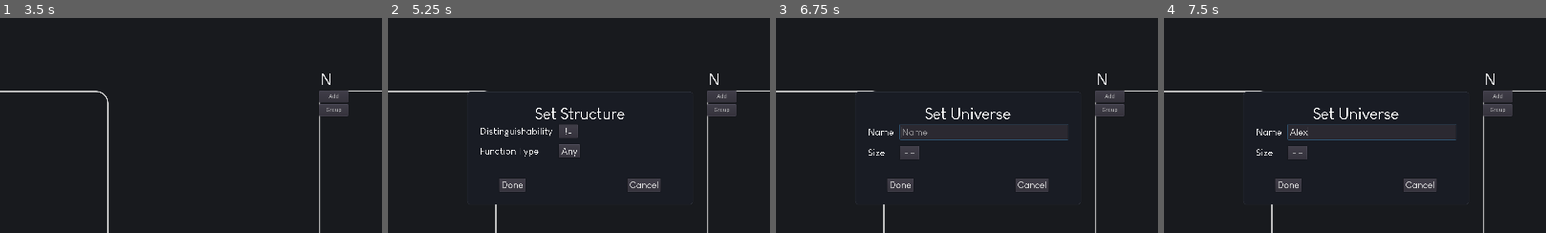
Above: before the commit, frames 1-4 (left to right).
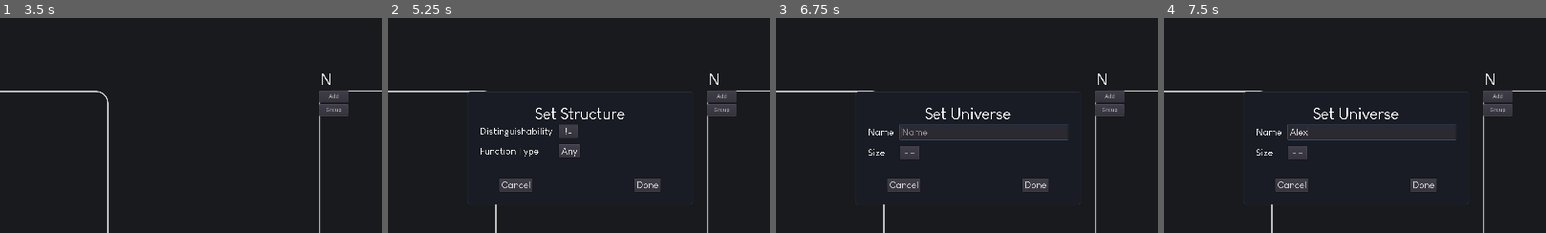
Above: after the commit, the same moments.

Repository: Mickaly13X/wv_project
Game: Godot game, scene res://Scenes/Main.tscn
Same seed, same stepped clock (60 frames per second), same inputs: the game is played once before the commit and once after it.
Inputs (mouse positions are % of the whole screen's width and height, from its top left):
- Up to frame 1 (3.5 s): click "Group" at 0.5 s; click ">" at 1.25 s; click (8, 52) at 2.02 s; type "12" at 2.1 s; click "<" at 2.75 s
- Up to frame 2 (5.25 s): click "Import" at 3.5 s; click "Cancel" at 4.25 s; click "Set Structure" at 5 s
- Up to frame 3 (6.75 s): click "Cancel" at 5.75 s; click "Set Universe" at 6.5 s
- Up to frame 4 (7.5 s): click (52, 46) at 7.27 s; type "Alex" at 7.35 s
The pictures show only the part of the screen within x 25-75%, y 20-70%; the shares and areas given below are measured in that part.

Frame 1 is identical in both runs. In frame 2, 0.4% of the frame differs, in the area x 29-71%, y 74-81%; in frame 3, 0.4%; in frame 4, 0.4%.

Commit message:
📦 NEW: group popup

Diff:
--- a/Visualizer/Scenes/Main.tscn
+++ b/Visualizer/Scenes/Main.tscn
@@ -310,6 +310,18 @@
 custom_constants/separation = 256
 alignment = 1
 
+[node name="CancelButton" type="Button" parent="Popups/MenuStructure/VBox/Buttons"]
+margin_left = 370.0
+margin_right = 454.0
+margin_bottom = 34.0
+focus_mode = 0
+custom_fonts/font = ExtResource( 4 )
+enabled_focus_mode = 0
+text = "Cancel"
+__meta__ = {
+"_edit_use_anchors_": false
+}
+
 [node name="AddButton" type="Button" parent="Popups/MenuStructure/VBox/Buttons"]
 margin_left = 48.0
 margin_right = 114.0
@@ -318,18 +330,6 @@
 custom_fonts/font = ExtResource( 4 )
 enabled_focus_mode = 0
 text = "Done"
-__meta__ = {
-"_edit_use_anchors_": false
-}
-
-[node name="CancelButton" type="Button" parent="Popups/MenuStructure/VBox/Buttons"]
-margin_left = 370.0
-margin_right = 454.0
-margin_bottom = 34.0
-focus_mode = 0
-custom_fonts/font = ExtResource( 4 )
-enabled_focus_mode = 0
-text = "Cancel"
 __meta__ = {
 "_edit_use_anchors_": false
 }
@@ -441,6 +441,18 @@
 custom_constants/separation = 256
 alignment = 1
 
+[node name="CancelButton" type="Button" parent="Popups/MenuUniverse/VBox/Buttons"]
+margin_left = 370.0
+margin_right = 454.0
+margin_bottom = 34.0
+focus_mode = 0
+custom_fonts/font = ExtResource( 4 )
+enabled_focus_mode = 0
+text = "Cancel"
+__meta__ = {
+"_edit_use_anchors_": false
+}
+
 [node name="AddButton" type="Button" parent="Popups/MenuUniverse/VBox/Buttons"]
 margin_left = 48.0
 margin_right = 114.0
@@ -453,14 +465,108 @@
 "_edit_use_anchors_": false
 }
 
-[node name="CancelButton" type="Button" parent="Popups/MenuUniverse/VBox/Buttons"]
-margin_left = 370.0
-margin_right = 454.0
+[node name="MenuGroup" type="PopupDialog" parent="Popups"]
+visible = true
+anchor_left = 0.5
+anchor_top = 0.5
+anchor_right = 0.5
+anchor_bottom = 0.5
+margin_left = -277.5
+margin_top = -109.5
+margin_right = 277.5
+margin_bottom = 109.5
+rect_min_size = Vector2( 296, 128 )
+custom_styles/panel = SubResource( 3 )
+popup_exclusive = true
+__meta__ = {
+"_edit_use_anchors_": false
+}
+
+[node name="VBox" type="VBoxContainer" parent="Popups/MenuGroup"]
+anchor_right = 1.0
+anchor_bottom = 1.0
+margin_left = 32.0
+margin_top = 32.0
+margin_right = -32.0
+margin_bottom = -32.0
+__meta__ = {
+"_edit_use_anchors_": false
+}
+
+[node name="Title" type="Label" parent="Popups/MenuGroup/VBox"]
+margin_right = 491.0
+margin_bottom = 46.0
+custom_fonts/font = ExtResource( 5 )
+text = "Group Selected Elements"
+align = 1
+valign = 1
+__meta__ = {
+"_edit_use_anchors_": false
+}
+
+[node name="Items" type="GridContainer" parent="Popups/MenuGroup/VBox"]
+margin_top = 50.0
+margin_right = 491.0
+margin_bottom = 117.0
+size_flags_horizontal = 3
+size_flags_vertical = 3
+custom_constants/vseparation = 16
+custom_constants/hseparation = 16
+columns = 2
+__meta__ = {
+"_edit_use_anchors_": false
+}
+
+[node name="SelectGroup" type="Label" parent="Popups/MenuGroup/VBox/Items"]
+margin_top = 3.0
+margin_right = 73.0
+margin_bottom = 31.0
+custom_fonts/font = ExtResource( 4 )
+text = "Group:"
+__meta__ = {
+"_edit_use_anchors_": false
+}
+
+[node name="Groups" type="MenuButton" parent="Popups/MenuGroup/VBox/Items"]
+margin_left = 89.0
+margin_right = 249.0
+margin_bottom = 34.0
+rect_min_size = Vector2( 48, 0 )
+size_flags_horizontal = 0
+custom_fonts/font = ExtResource( 4 )
+text = "-select group-"
+flat = false
+__meta__ = {
+"_edit_use_anchors_": false
+}
+
+[node name="Buttons" type="HBoxContainer" parent="Popups/MenuGroup/VBox"]
+margin_top = 121.0
+margin_right = 491.0
+margin_bottom = 155.0
+custom_constants/separation = 256
+alignment = 1
+
+[node name="CancelButton" type="Button" parent="Popups/MenuGroup/VBox/Buttons"]
+margin_left = 36.0
+margin_right = 120.0
 margin_bottom = 34.0
 focus_mode = 0
 custom_fonts/font = ExtResource( 4 )
 enabled_focus_mode = 0
 text = "Cancel"
+__meta__ = {
+"_edit_use_anchors_": false
+}
+
+[node name="GroupButton" type="Button" parent="Popups/MenuGroup/VBox/Buttons"]
+margin_left = 376.0
+margin_right = 455.0
+margin_bottom = 34.0
+focus_mode = 0
+custom_fonts/font = ExtResource( 4 )
+enabled_focus_mode = 0
+text = "Group"
 __meta__ = {
 "_edit_use_anchors_": false
 }
@@ -517,9 +623,9 @@
 window_title = "Open een Bestand"
 mode = 0
 access = 2
-current_dir = "/Users/Joran/Git/wv_project/Visualizer"
+current_dir = "/Users/erickim/wv_project/Visualizer"
 current_file = "~"
-current_path = "/Users/Joran/Git/wv_project/Visualizer/~"
+current_path = "/Users/erickim/wv_project/Visualizer/~"
 __meta__ = {
 "_edit_use_anchors_": false
 }
@@ -537,9 +643,12 @@
 [connection signal="button_up" from="HSplit/MainPanel/UI/HUD/Main/SetStructure" to="." method="set_menu_structure" binds= [ true ]]
 [connection signal="button_up" from="HSplit/MainPanel/UI/HUD/Main/SetUniverse" to="." method="set_menu_universe" binds= [ true ]]
 [connection signal="button_up" from="HSplit/MainPanel/UI/HUD/Main/SetVariables" to="." method="set_menu_universe" binds= [ true, "X" ]]
+[connection signal="button_up" from="Popups/MenuStructure/VBox/Buttons/CancelButton" to="." method="set_menu_structure" binds= [ false ]]
 [connection signal="button_up" from="Popups/MenuStructure/VBox/Buttons/AddButton" to="." method="set_structure"]
-[connection signal="button_up" from="Popups/MenuStructure/VBox/Buttons/CancelButton" to="." method="set_menu_structure" binds= [ false ]]
 [connection signal="button_up" from="Popups/MenuUniverse/VBox/Items/SizeInput" to="." method="_pressed_size_input"]
+[connection signal="button_up" from="Popups/MenuUniverse/VBox/Buttons/CancelButton" to="." method="set_menu_universe" binds= [ false ]]
 [connection signal="button_up" from="Popups/MenuUniverse/VBox/Buttons/AddButton" to="." method="set_universe"]
-[connection signal="button_up" from="Popups/MenuUniverse/VBox/Buttons/CancelButton" to="." method="set_menu_universe" binds= [ false ]]
+[connection signal="button_up" from="Popups/MenuGroup/VBox/Items/Groups" to="." method="_pressed_size_input"]
+[connection signal="button_up" from="Popups/MenuGroup/VBox/Buttons/CancelButton" to="." method="set_menu_universe" binds= [ false ]]
+[connection signal="button_up" from="Popups/MenuGroup/VBox/Buttons/GroupButton" to="." method="set_universe"]
 [connection signal="file_selected" from="Popups/OpenFile" to="." method="_on_cola_file_selected"]
